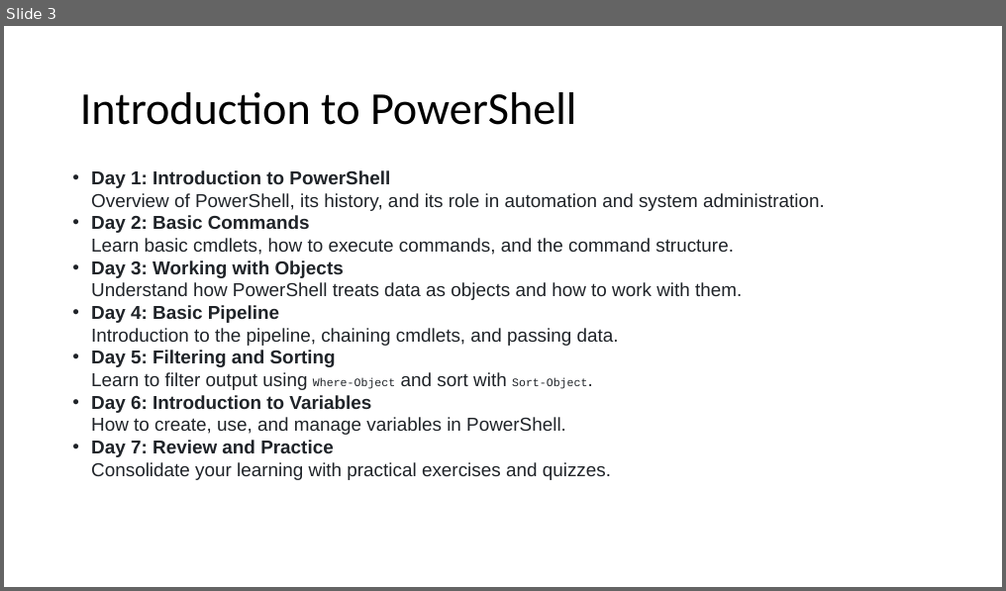
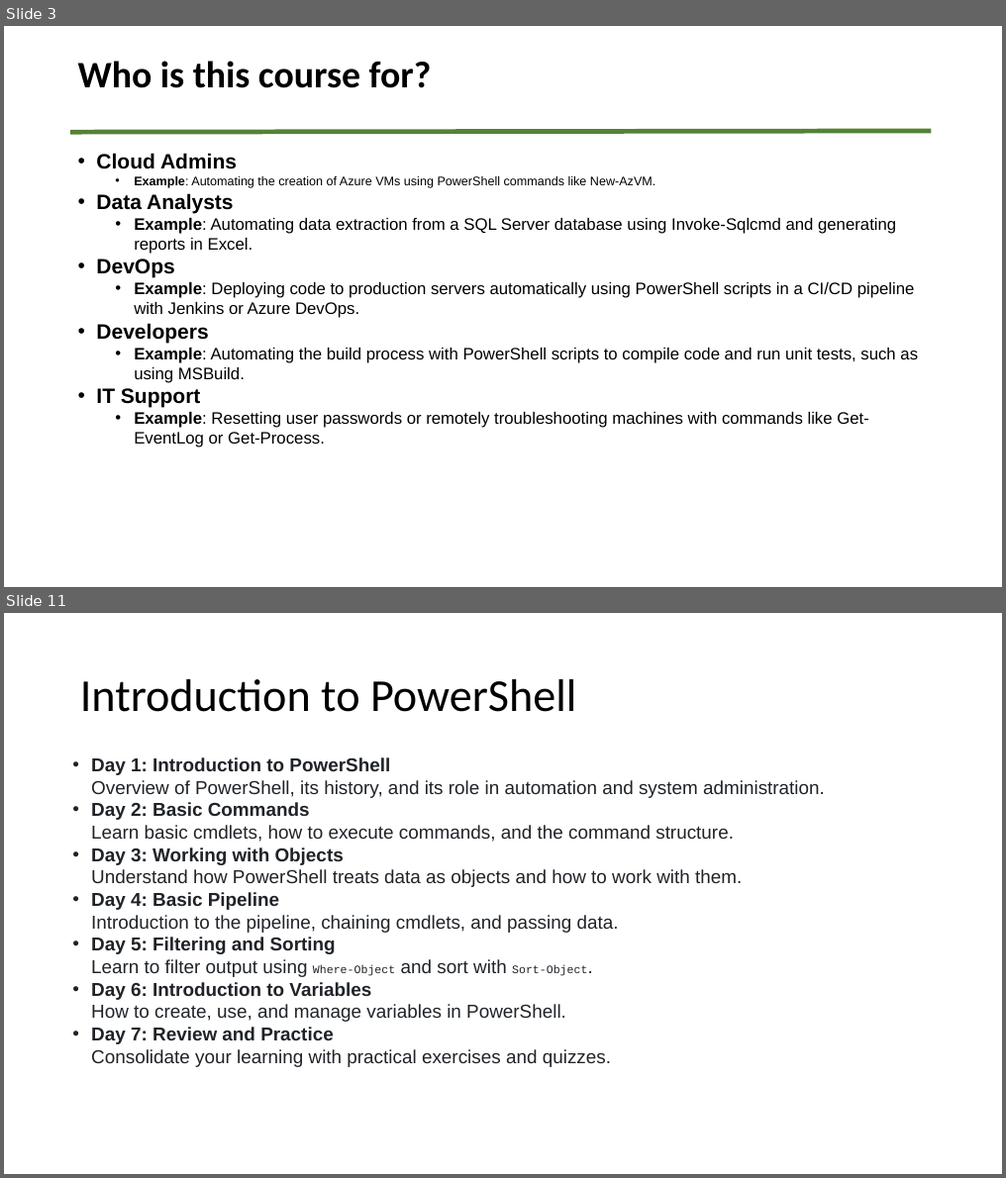
Before and after one commit to PSRITPro/my-learning-journal, a slide deck: PowerShell/Day1/PowerShell.pptx. Shown one above the other, each under a label of ours: slide 3 before the commit, slides 3 and 11 after it; the slides between them are not shown. The pictures are 1006x591 and 1006x1178 pixels, drawn with LibreOffice and Linux fonts; fonts in the diff are those of the drawing. Boxes give left, top, right and bottom in pixels: in the first picture for what was removed or moved away, otherwise in the second. Text is boxed around its words. In the diff, an @@ line names an element or a change of style, - is before the commit and + after.

```diff
--- a/PowerShell/Day1/PowerShell.pptx
+++ b/PowerShell/Day1/PowerShell.pptx
@@ slide 3 added at (4, 26, 1002, 587), background #FFFFFF @@
@@ title added at (70, 49, 932, 101), outline #FFFFFF 0.75 pt, 36 pt, text #000000, bold @@
+Who is this course for?
@@ line added from (70, 132) to (932, 131), #548235 4.5 pt @@
@@ text added at (96, 153, 918, 448), 16 pt, text #000000 @@
+• Cloud Admins
+  • Example: Automating the creation of Azure VMs using PowerShell commands like New-AzVM.
+• Data Analysts
+  • Example: Automating data extraction from a SQL Server database using Invoke-Sqlcmd and generating reports in Excel.
+• DevOps
+  • Example: Deploying code to production servers automatically using PowerShell scripts in a CI/CD pipeline with Jenkins or Azure DevOps.
+• Developers
+  • Example: Automating the build process with PowerShell scripts to compile code and run unit tests, such as using MSBuild.
+• IT Support
+  • Example: Resetting user passwords or remotely troubleshooting machines with commands like Get-EventLog or Get-Process.
@@ what was slide 3 is now slide 11 @@
```
Also in this commit, not shown: 8 slides changed, 2 other slides added, 4 other files.
